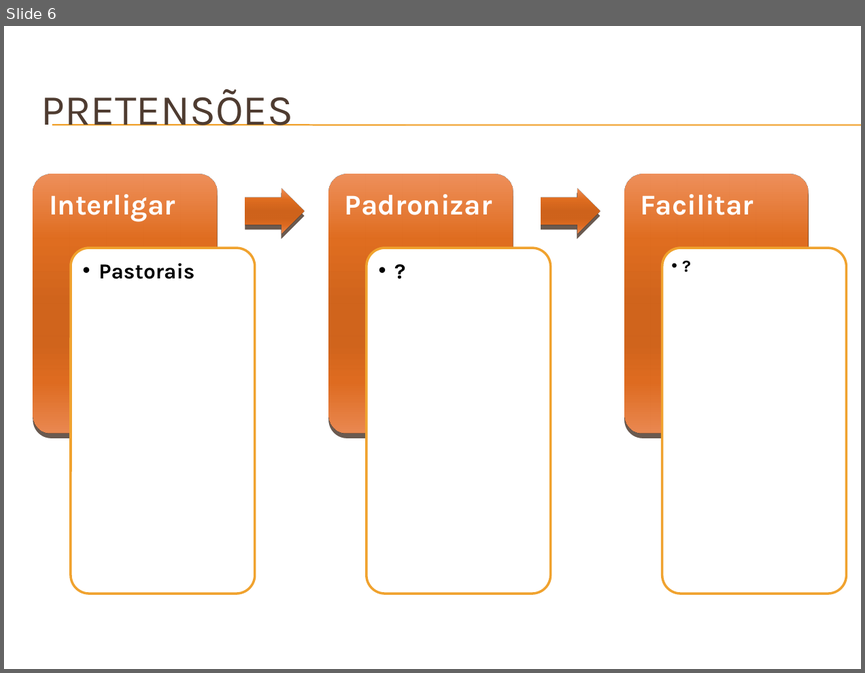
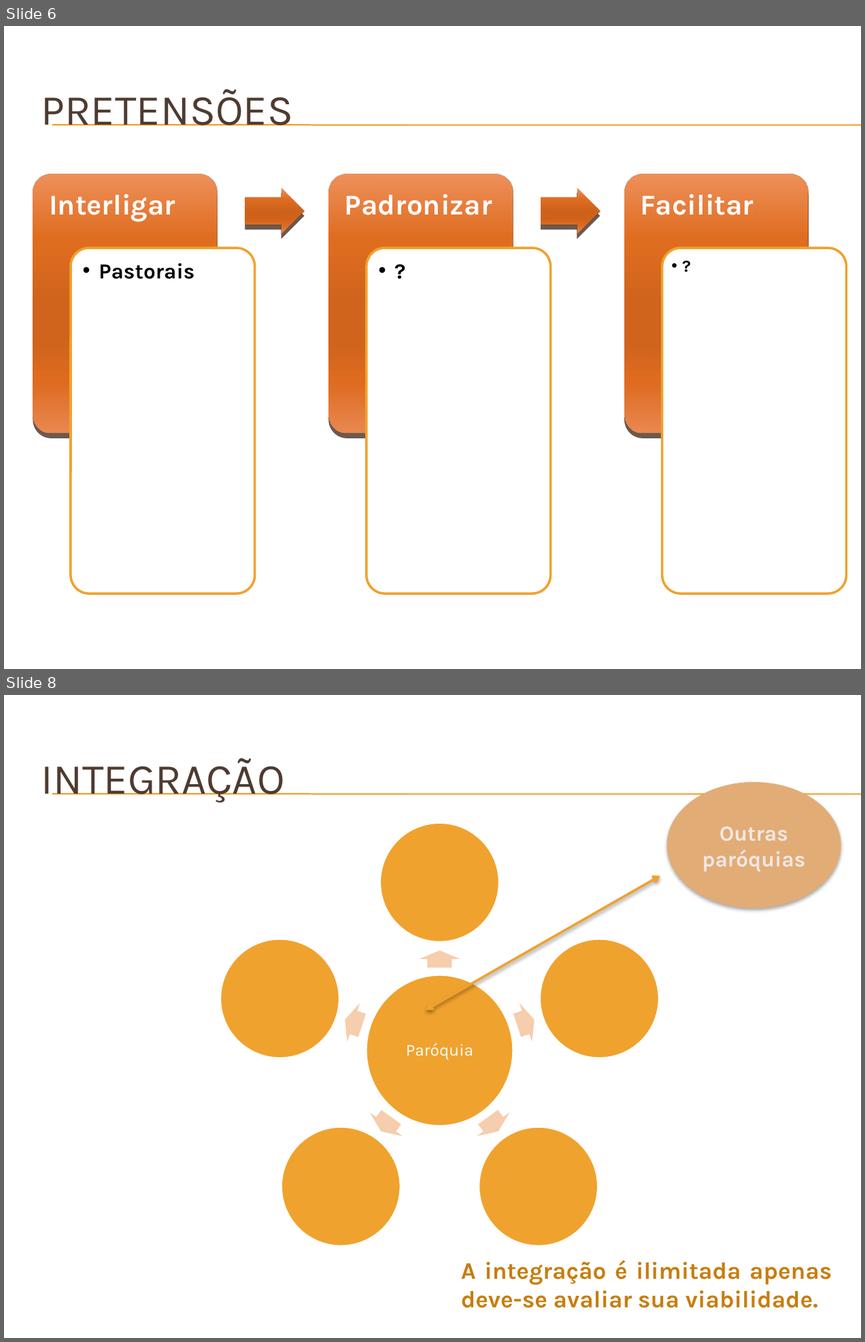
Before and after one commit to Neimarmg/Open_source, a slide deck: SAS/Planejamento/Docs/#3 - Apresentação do projeto.pptx. Shown one above the other, each under a label of ours: slide 6 before the commit, slides 6 and 8 after it; the slides between them are not shown. The pictures are 865x673 and 865x1342 pixels, drawn with LibreOffice and Linux fonts; fonts in the diff are those of the drawing; background and template pictures are left out. Boxes give left, top, right and bottom in pixels: in the first picture for what was removed or moved away, otherwise in the second. Text is boxed around its words. In the diff, an @@ line names an element or a change of style, - is before the commit and + after.

```diff
--- a/SAS/Planejamento/Docs/#3 - Apresentação do projeto.pptx
+++ b/SAS/Planejamento/Docs/#3 - Apresentação do projeto.pptx
@@ slide 8 added at box(4, 695, 861, 1338), background picture (left out); not listed: 2 template elements that a slide beside it also shows @@
@@ title added at box(41, 758, 284, 802), 36 pt, text #4E3B30 @@
+INTEGRAÇÃO
@@ ellipse added at box(666, 783, 840, 909), fill #E2AC76, 18 pt, text #F0E8E6, bold @@
+Outras
+paróquias
@@ double arrow added from (426, 1009) to (660, 876), #F0A22E 2 pt @@
@@ group added at box(220, 823, 660, 1246): 6 ellipses, 5 right arrows, 1 text @@
+Paróquia
@@ text added at box(461, 1259, 832, 1308), 20 pt, text #C87D0E, bold @@
+A integração é ilimitada apenas deve-se avaliar sua viabilidade.
```
Also in this commit, not shown: 1 slide changed, 2 slides removed, 1 other file.
